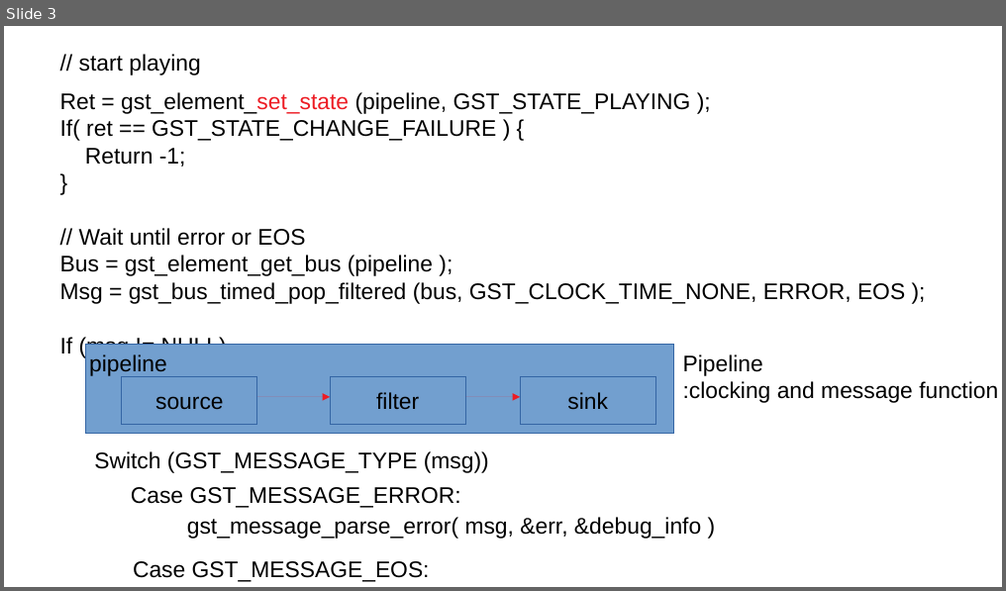
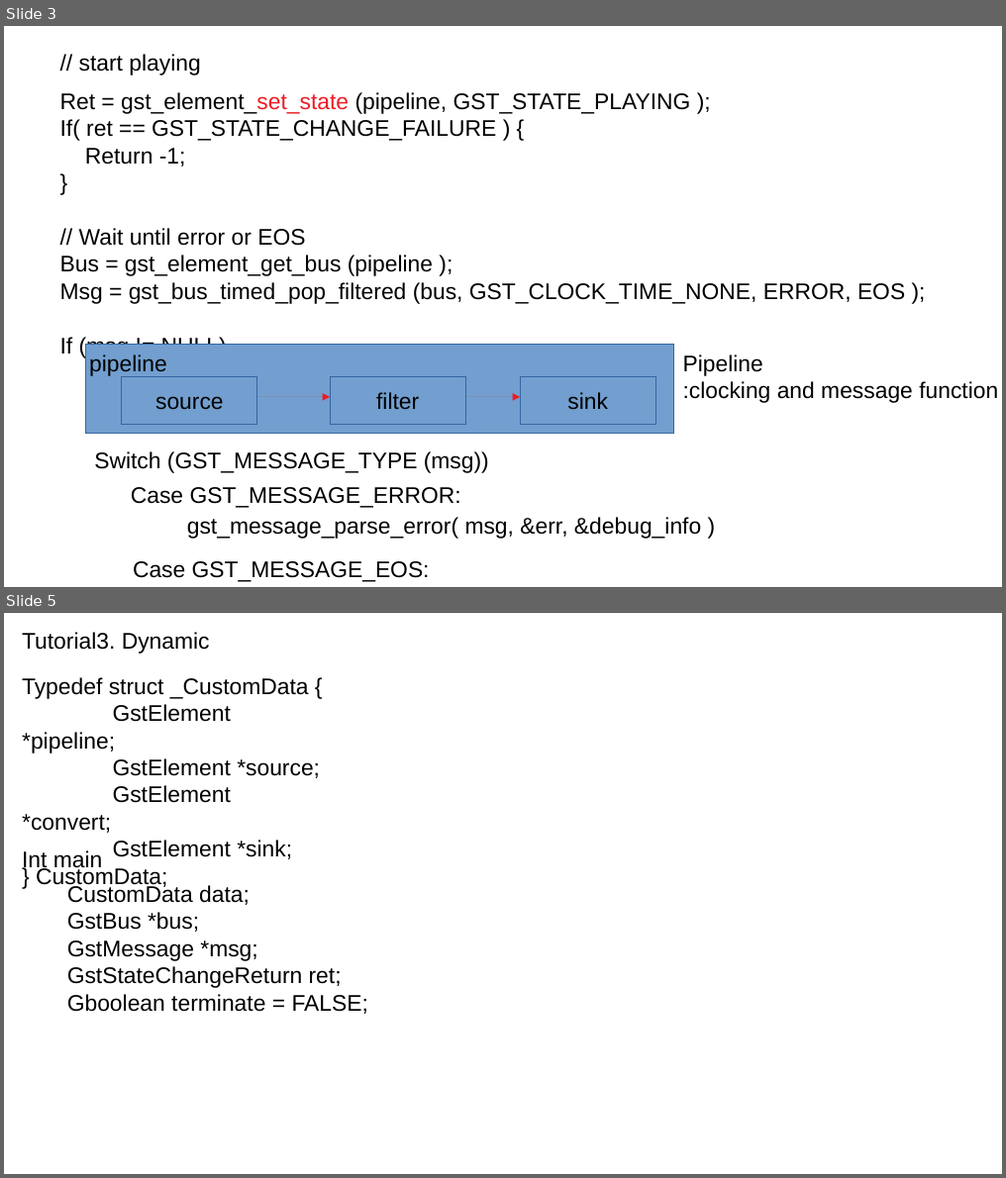
Before and after one commit to twoload/Software, a slide deck: opensource/gstreamer/myReview.odp. Shown one above the other, each under a label of ours: slide 3 before the commit, slides 3 and 5 after it; the slides between them are not shown. The pictures are 1006x591 and 1006x1178 pixels, drawn with LibreOffice and Linux fonts; fonts in the diff are those of the drawing. Boxes give left, top, right and bottom in pixels: in the first picture for what was removed or moved away, otherwise in the second. Text is boxed around its words. In the diff, an @@ line names an element or a change of style, - is before the commit and + after.

```diff
--- a/opensource/gstreamer/myReview.odp
+++ b/opensource/gstreamer/myReview.odp
@@ slide 5 added at [4, 613, 1002, 1174], background #FFFFFF @@
@@ text added at [22, 632, 210, 654], 18 pt, text #000000 @@
+Tutorial3. Dynamic
@@ text added at [22, 677, 320, 890], 18 pt, text #000000 @@
+Typedef struct _CustomData {
+GstElement *pipeline;
+GstElement *source;
+GstElement *convert;
+GstElement *sink;
+} CustomData;
@@ text added at [22, 851, 103, 873], 18 pt, text #000000 @@
+Int main
@@ text added at [67, 884, 368, 1014], 18 pt, text #000000 @@
+CustomData data;
+GstBus *bus;
+GstMessage *msg;
+GstStateChangeReturn ret;
+Gboolean terminate = FALSE;
```
Also in this commit, not shown: 2 slides changed, 2 other slides added, 15 other files.
